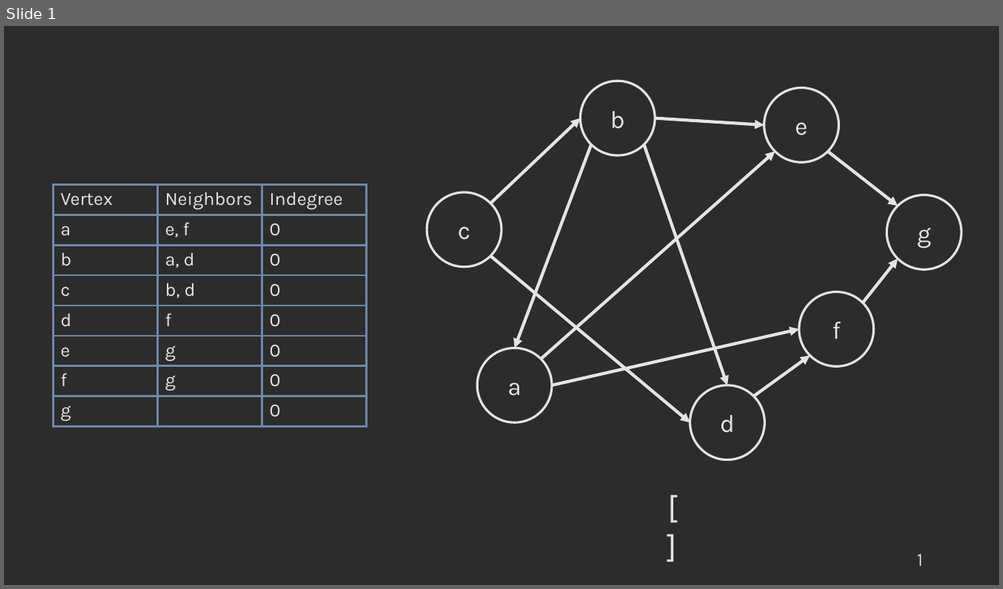
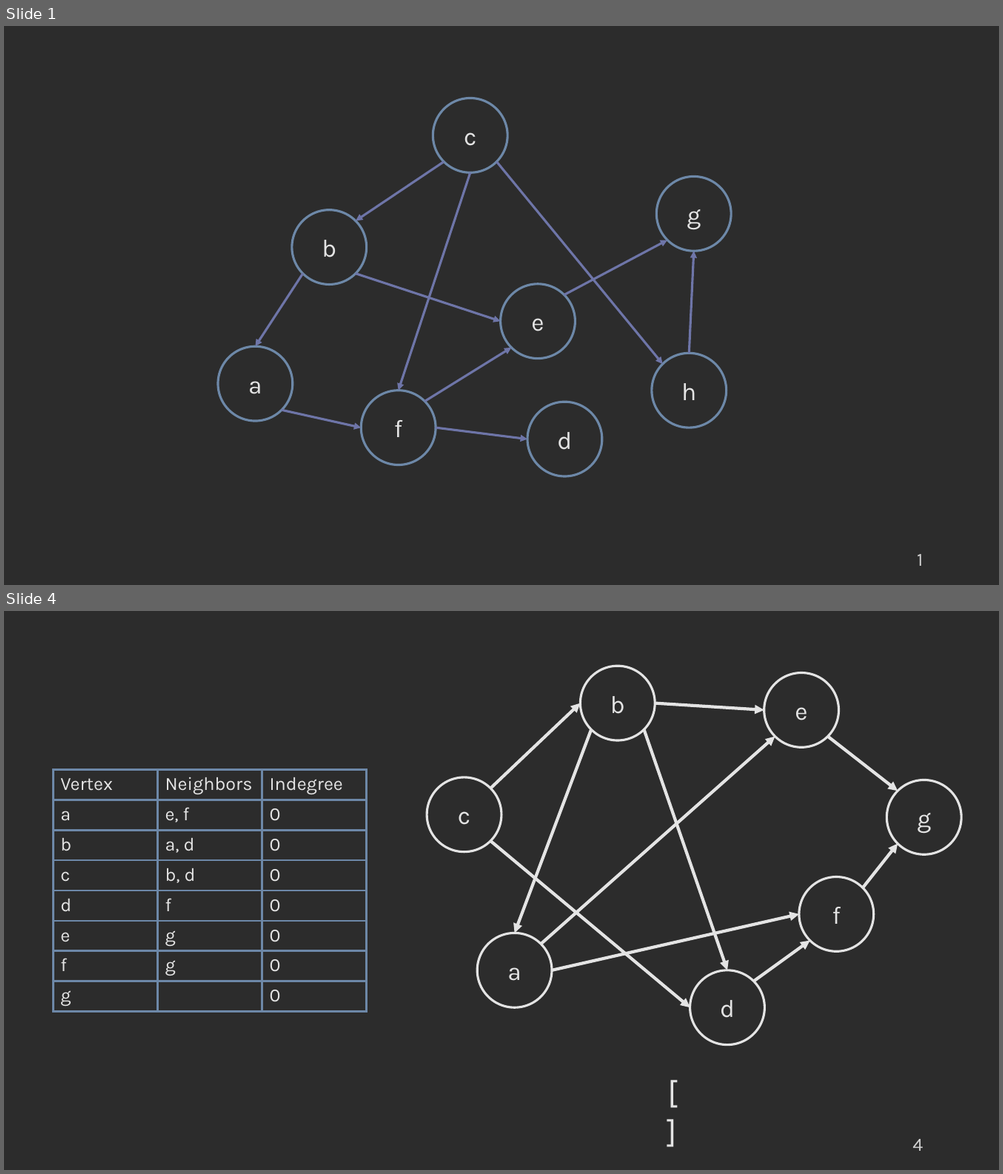
Before and after one commit to COP3530/edugator-content, a slide deck: graph-algorithms/graph-algorithms/images-ppt.pptx. Shown one above the other, each under a label of ours: slide 1 before the commit, slides 1 and 4 after it; the slides between them are not shown. The pictures are 1003x589 and 1003x1174 pixels, drawn with LibreOffice and Linux fonts; fonts in the diff are those of the drawing. Boxes give left, top, right and bottom in pixels: in the first picture for what was removed or moved away, otherwise in the second. Text is boxed around its words. In the diff, an @@ line names an element or a change of style, - is before the commit and + after.

```diff
--- a/graph-algorithms/graph-algorithms/images-ppt.pptx
+++ b/graph-algorithms/graph-algorithms/images-ppt.pptx
@@ slide 1 added at [4, 26, 999, 585], background #2C2C2C @@
@@ ellipse added at [433, 99, 508, 173], outline #6D88A8 2.25 pt, 24 pt, text #E4E4E4 @@
+c
@@ arrow added from (444, 162) to (356, 221), #6E75A8 2.25 pt @@
@@ arrow added from (470, 173) to (398, 391), #6E75A8 2.25 pt @@
@@ arrow added from (496, 162) to (663, 364), #6E75A8 2.25 pt @@
@@ ellipse added at [656, 177, 731, 251], outline #6D88A8 2.25 pt, 24 pt, text #E4E4E4 @@
+g
@@ ellipse added at [292, 210, 367, 285], outline #6D88A8 2.25 pt, 24 pt, text #E4E4E4 @@
+b
@@ arrow added from (564, 295) to (667, 240), #6E75A8 2.25 pt @@
@@ arrow added from (689, 354) to (694, 251), #6E75A8 2.25 pt @@
@@ arrow added from (302, 274) to (256, 347), #6E75A8 2.25 pt @@
@@ arrow added from (356, 274) to (500, 321), #6E75A8 2.25 pt @@
@@ ellipse added at [500, 284, 575, 359], outline #6D88A8 2.25 pt, 24 pt, text #E4E4E4 @@
+e
@@ ellipse added at [218, 347, 293, 421], outline #6D88A8 2.25 pt, 24 pt, text #E4E4E4 @@
+a
@@ arrow added from (425, 401) to (512, 348), #6E75A8 2.25 pt @@
@@ ellipse added at [652, 354, 726, 428], outline #6D88A8 2.25 pt, 24 pt, text #E4E4E4 @@
+h
@@ ellipse added at [361, 391, 435, 466], outline #6D88A8 2.25 pt, 24 pt, text #E4E4E4 @@
+f
@@ ellipse added at [527, 402, 602, 477], outline #6D88A8 2.25 pt, 24 pt, text #E4E4E4 @@
+d
@@ arrow added from (282, 410) to (361, 428), #6E75A8 2.25 pt @@
@@ arrow added from (435, 428) to (527, 440), #6E75A8 2.25 pt @@
@@ page number added at [916, 554, 922, 566], 18 pt, text #D1D1D1 @@
+1
@@ what was slide 1 is now slide 4 @@
@@ page number at [912, 1139, 922, 1151]: text changed @@
-1
+4
```
Also in this commit, not shown: 2 other slides added, 4 other files.
